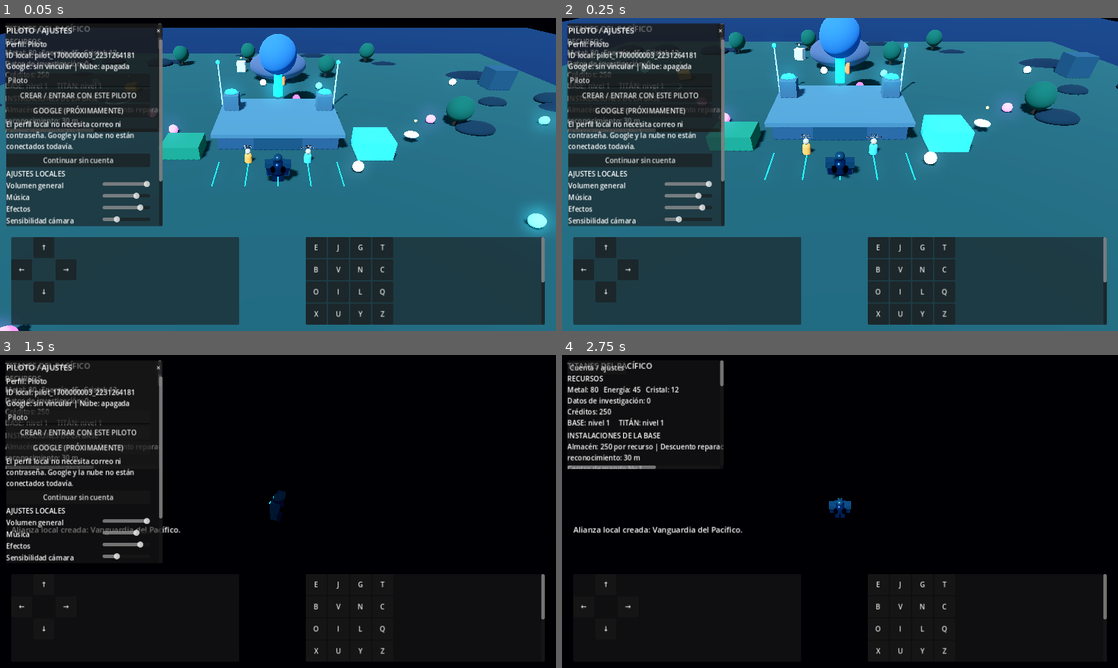
Above: before the commit, frames 1-4 (two rows, left to right).
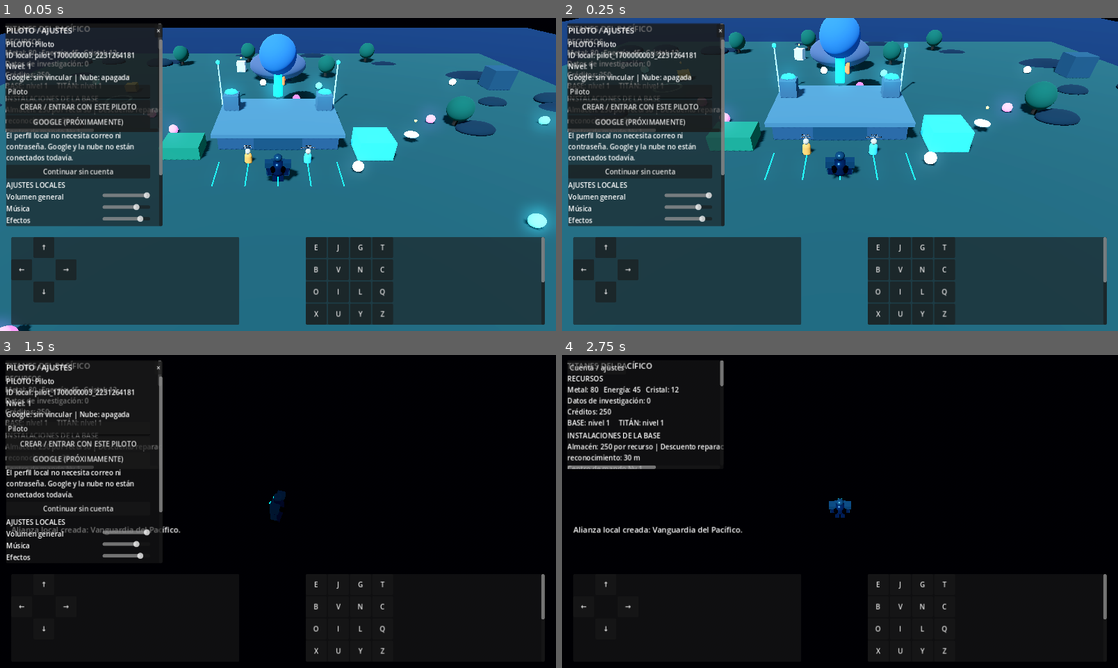
Above: after the commit, the same moments.

Repository: edwjacpinros2012-dev/Titanes-del-Pac-fico-
Game: Godot game, scene res://scenes/main.tscn
Same seed, same stepped clock (60 frames per second), same inputs: the game is played once before the commit and once after it.
Inputs:
- Up to frame 1 (0.05 s): no input
- Up to frame 2 (0.25 s): no input
- Up to frame 3 (1.5 s): tap Enter at 0.5 s; hold D (move_right) 0.53-1.28 s; hold P (alliance_create) 0.53-1.28 s; hold S (move_back) from 1.28 s (still down); tap K (alliance_join) at 1.35 s
- Up to frame 4 (2.75 s): release S (move_back) at 2 s; click "×" at 2 s

The runs differ from the first frame. In frame 1, 5.1% of the frame differs, in the area x 1-30%, y 7-66%; in frame 2, 5.1%; in frame 3, 3.8%; in frame 4, nothing differs.

Commit message:
Show pilot level in account profile summary

Diff:
--- a/scripts/accounts/account_ui.gd
+++ b/scripts/accounts/account_ui.gd
@@ -140,9 +140,10 @@
 
 func _profile_summary() -> String:
 	var p := AccountManager.profile
-	return "Perfil: %s\nID local: %s\nGoogle: %s | Nube: %s" % [
+	return "PILOTO: %s\nID local: %s\nNivel: %s\nGoogle: %s | Nube: %s" % [
 		str(p.get("display_name", "Piloto")),
 		str(p.get("player_id", "—")),
+		str(p.get("pilot_level", 1)),
 		"vinculado" if bool(p.get("google_linked", false)) else "sin vincular",
 		"apagada" if not bool(p.get("cloud_enabled", false)) else "activa"
 	]
